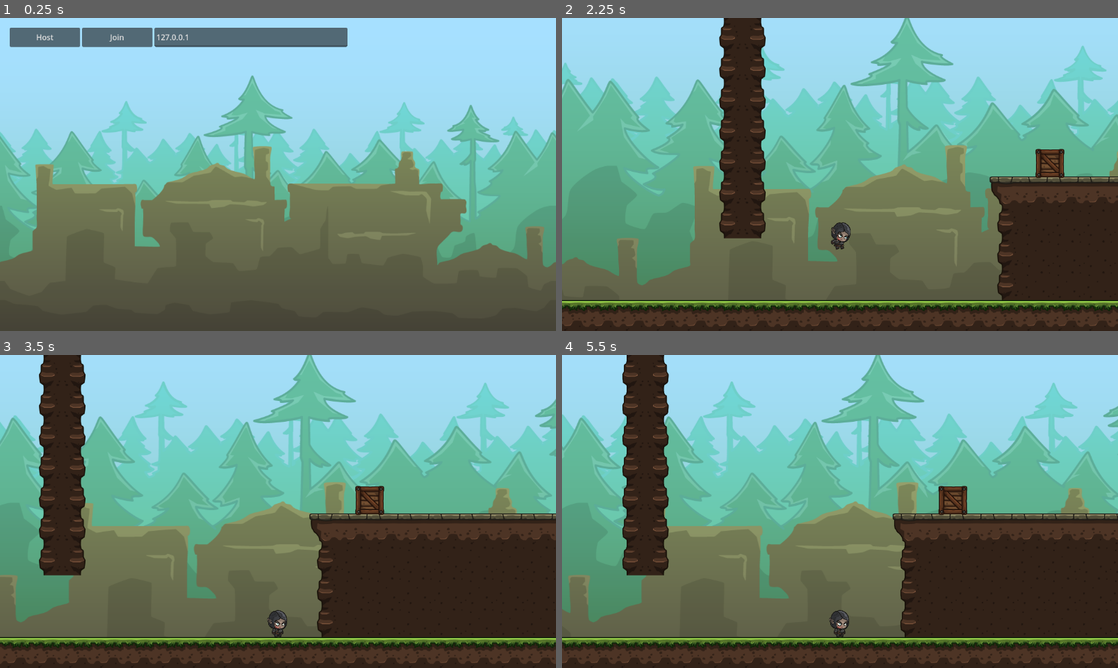
Above: before the commit, frames 1-4 (two rows, left to right).
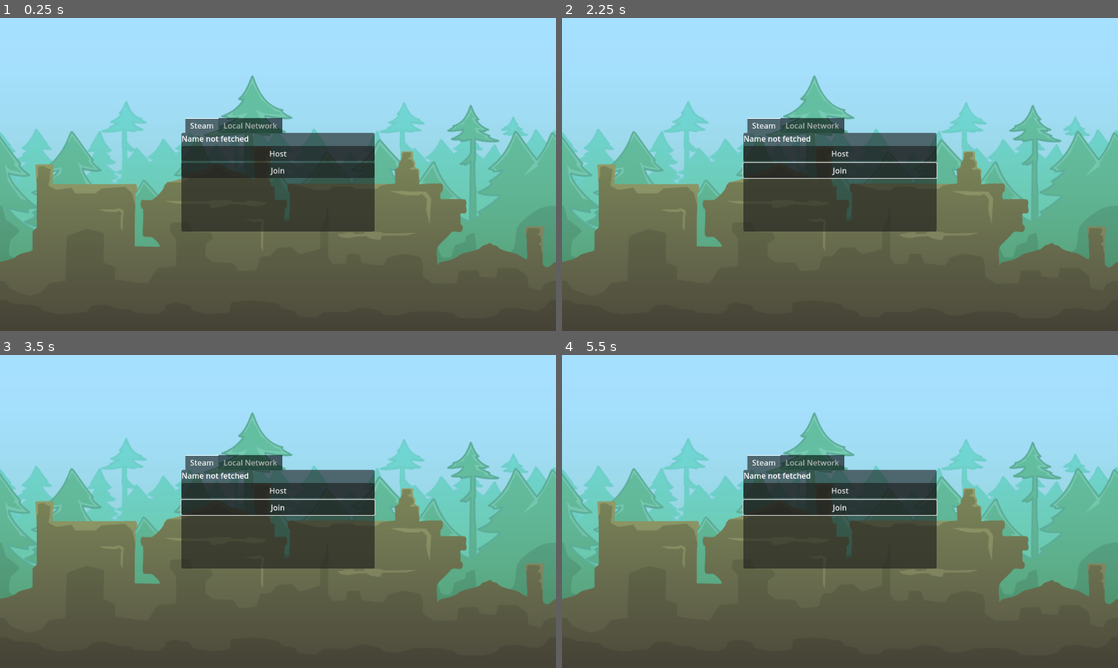
Above: after the commit, the same moments.

Repository: dp-lewis/GodotMultiplayer
Game: Godot game, scene res://levels/menu/menu.tscn
Two runs of this game, one before a commit and one after it. Both use one fixed random seed, a clock stepped at 60 frames per second and the inputs below.
Inputs (mouse positions are in pixels of both pictures, inside the frame that each line leads up to):
- Up to frame 1 (0.25 s): no input
- Up to frame 2 (2.25 s): click "Host" at 0.5 s; click (840, 171) at 1.25 s, where only the run after the commit has a clickable "Join"; click (645, 36) at 2 s, where only the run before the commit has a clickable "Start"
- Up to frame 3 (3.5 s): hold Right (move_right) from 2.78 s (still down); tap E (interact) at 2.85 s
- Up to frame 4 (5.5 s): tap E (interact) at 3.6, 4.35, 5.1 s; release Right (move_right) at 4.28 s; hold Left (move_left) 4.28-5.03 s; hold Right (move_right) from 5.03 s (still down)

The runs differ from the first frame. In frame 1, 16% of the frame differs, in the area x 1-68%, y 3-69%; in frame 2, 57%; in frame 3, 60%; in frame 4, 60%, in the area x 0-100%, y 0-100%.
Error after the commit: Parse Error: Identifier "Steam" not declared in the current scope. (res://levels/menu/menu.gd:21)

Commit message:
add steamy stuff

Diff:
--- a/levels/level_01/level_01.tscn
+++ b/levels/level_01/level_01.tscn
@@ -116,7 +116,7 @@
 [node name="PlayersContainer" type="Node2D" parent="----- Players -----"]
 
 [node name="PlayerSpawner" type="MultiplayerSpawner" parent="----- Players -----"]
-_spawnable_scenes = PackedStringArray("res://player/elf/elf.tscn", "res://player/knight/knight.tscn")
+_spawnable_scenes = PackedStringArray("uid://de6ufxalrv578", "uid://i3u134bmr13w")
 spawn_path = NodePath("../PlayersContainer")
 spawn_limit = 2
 
--- a/levels/menu/menu.gd
+++ b/levels/menu/menu.gd
@@ -6,14 +6,30 @@
 @export var ip_line_edit:LineEdit
 @export var status_label:Label
 
-@export var not_connected_hbox:HBoxContainer
-@export var host_hbox:HBoxContainer
+@export var not_connected_hbox:VBoxContainer
+@export var host_hbox:VBoxContainer
+
+@export var steam_name_label:Label
 
 # Called when the node enters the scene tree for the first time.
 func _ready() -> void:
 	multiplayer.connection_failed.connect(_on_connection_failure)
 	multiplayer.connected_to_server.connect(_on_connected_to_server)
 
+	#Too Many Sheep: 2410820
+
+	var initialize_response: Dictionary = Steam.steamInitEx( true, 480)
+	print("Did Steam initialize?: %s " % initialize_response)
+
+
+	# steam_name_label.text = Steam.getPersonaName()
+
+	# Steam.addRequestLobbyListDistanceFilter(Steam.LOBBY_DISTANCE_FILTER_CLOSE)
+
+	#Steam.lobby_match_list.connect(
+	#	func(lobby_list:Array):
+	#		print(lobby_list)
+	#)
 
 func _on_host_button_pressed() -> void:
 	not_connected_hbox.hide()
--- a/levels/menu/menu.tscn
+++ b/levels/menu/menu.tscn
@@ -8,20 +8,21 @@
 [sub_resource type="LabelSettings" id="LabelSettings_4oog6"]
 font_size = 72
 
-[node name="Menu" type="Node" node_paths=PackedStringArray("ui", "level_container", "ip_line_edit", "status_label", "not_connected_hbox", "host_hbox")]
+[node name="Menu" type="Node" node_paths=PackedStringArray("ui", "level_container", "ip_line_edit", "status_label", "not_connected_hbox", "host_hbox", "steam_name_label")]
 script = ExtResource("1_54wux")
 ui = NodePath("UI")
 level_container = NodePath("Level")
 level_scene = ExtResource("2_b6ac3")
-ip_line_edit = NodePath("UI/NotConnectedHBox/IPLineEdit")
-status_label = NodePath("UI/StatusLabel")
-not_connected_hbox = NodePath("UI/NotConnectedHBox")
-host_hbox = NodePath("UI/HostHBox")
+ip_line_edit = NodePath("UI/TabContainer/Local Network/NotConnectedHBox/IPLineEdit")
+status_label = NodePath("UI/TabContainer/Local Network/StatusLabel")
+not_connected_hbox = NodePath("UI/TabContainer/Local Network/NotConnectedHBox")
+host_hbox = NodePath("UI/TabContainer/Local Network/HostHBox")
+steam_name_label = NodePath("UI/TabContainer/Steam/SteamPersonaName")
 
 [node name="Level" type="Node" parent="."]
 
 [node name="LevelSpawner" type="MultiplayerSpawner" parent="."]
-_spawnable_scenes = PackedStringArray("res://levels/level_01/level_01.tscn")
+_spawnable_scenes = PackedStringArray("uid://dqbmu1v1b4lph")
 spawn_path = NodePath("../Level")
 spawn_limit = 1
 
@@ -55,54 +56,82 @@
 expand_mode = 2
 stretch_mode = 4
 
-[node name="NotConnectedHBox" type="HBoxContainer" parent="UI"]
-layout_mode = 0
-offset_left = 20.0
-offset_top = 20.0
-offset_right = 720.0
-offset_bottom = 60.0
+[node name="TabContainer" type="TabContainer" parent="UI"]
+layout_mode = 1
+anchors_preset = 8
+anchor_left = 0.5
+anchor_top = 0.5
+anchor_right = 0.5
+anchor_bottom = 0.5
+offset_left = -200.0
+offset_top = -117.5
+offset_right = 200.0
+offset_bottom = 117.5
+grow_horizontal = 2
+grow_vertical = 2
+current_tab = 0
+use_hidden_tabs_for_min_size = true
 
-[node name="HostButton" type="Button" parent="UI/NotConnectedHBox"]
+[node name="Steam" type="VBoxContainer" parent="UI/TabContainer"]
+layout_mode = 2
+metadata/_tab_index = 0
+
+[node name="SteamPersonaName" type="Label" parent="UI/TabContainer/Steam"]
+layout_mode = 2
+text = "Name not fetched"
+
+[node name="SteamHostButton" type="Button" parent="UI/TabContainer/Steam"]
+layout_mode = 2
+text = "Host"
+
+[node name="SteamJoinButton" type="Button" parent="UI/TabContainer/Steam"]
+layout_mode = 2
+text = "Join
+"
+
+[node name="ItemList" type="ItemList" parent="UI/TabContainer/Steam"]
+layout_mode = 2
+
+[node name="Local Network" type="VBoxContainer" parent="UI/TabContainer"]
+visible = false
+layout_mode = 2
+metadata/_tab_index = 1
+
+[node name="NotConnectedHBox" type="VBoxContainer" parent="UI/TabContainer/Local Network"]
+layout_mode = 2
+
+[node name="HostButton" type="Button" parent="UI/TabContainer/Local Network/NotConnectedHBox"]
 layout_mode = 2
 size_flags_horizontal = 3
 text = "Host
 "
 
-[node name="JoinButton" type="Button" parent="UI/NotConnectedHBox"]
+[node name="JoinButton" type="Button" parent="UI/TabContainer/Local Network/NotConnectedHBox"]
 layout_mode = 2
 size_flags_horizontal = 3
 text = "Join"
 
-[node name="IPLineEdit" type="LineEdit" parent="UI/NotConnectedHBox"]
+[node name="IPLineEdit" type="LineEdit" parent="UI/TabContainer/Local Network/NotConnectedHBox"]
 custom_minimum_size = Vector2(400, 0)
 layout_mode = 2
 text = "127.0.0.1"
 placeholder_text = "Enter IP Address"
 
-[node name="HostHBox" type="HBoxContainer" parent="UI"]
+[node name="HostHBox" type="VBoxContainer" parent="UI/TabContainer/Local Network"]
 visible = false
-layout_mode = 0
-offset_left = 20.0
-offset_top = 20.0
-offset_right = 315.0
-offset_bottom = 60.0
+layout_mode = 2
 
-[node name="PlayButton" type="Button" parent="UI/HostHBox"]
+[node name="PlayButton" type="Button" parent="UI/TabContainer/Local Network/HostHBox"]
 layout_mode = 2
 size_flags_horizontal = 3
 text = "Start"
 
-[node name="StatusLabel" type="Label" parent="UI"]
-layout_mode = 1
-anchors_preset = 15
-anchor_right = 1.0
-anchor_bottom = 1.0
-grow_horizontal = 2
-grow_vertical = 2
+[node name="StatusLabel" type="Label" parent="UI/TabContainer/Local Network"]
+layout_mode = 2
 label_settings = SubResource("LabelSettings_4oog6")
 horizontal_alignment = 1
 vertical_alignment = 1
 
-[connection signal="pressed" from="UI/NotConnectedHBox/HostButton" to="." method="_on_host_button_pressed"]
-[connection signal="pressed" from="UI/NotConnectedHBox/JoinButton" to="." method="_on_join_button_pressed"]
-[connection signal="pressed" from="UI/HostHBox/PlayButton" to="." method="_on_play_button_pressed"]
+[connection signal="pressed" from="UI/TabContainer/Local Network/NotConnectedHBox/HostButton" to="." method="_on_host_button_pressed"]
+[connection signal="pressed" from="UI/TabContainer/Local Network/NotConnectedHBox/JoinButton" to="." method="_on_join_button_pressed"]
+[connection signal="pressed" from="UI/TabContainer/Local Network/HostHBox/PlayButton" to="." method="_on_play_button_pressed"]
--- a/lobby.gd
+++ b/lobby.gd
@@ -20,6 +20,7 @@
 	multiplayer.connection_failed.connect(_on_connection_failed)
 	multiplayer.server_disconnected.connect(_on_server_disconnected)
 
+	# Authenticat with service here...
 
 func create_game():
 	var peer = ENetMultiplayerPeer.new()
--- a/project.godot
+++ b/project.godot
@@ -12,7 +12,7 @@
 
 config/name="Godot Multiplayer"
 run/main_scene="res://levels/menu/menu.tscn"
-config/features=PackedStringArray("4.3", "Forward Plus")
+config/features=PackedStringArray("4.4", "Forward Plus")
 config/icon="res://icon.svg"
 
 [autoload]
Not shown, added: helper_functions.gd.uid
Not shown, added: interactables/bridge/bridge.gd.uid
Not shown: 1 places in interactables/bridge/bridge.tscn that only renumber resources
Not shown, added: interactables/chest/chest.gd.uid
Not shown: 1 places in interactables/chest/chest.tscn that only renumber resources
Not shown, added: interactables/door/door.gd.uid
Not shown: 1 places in interactables/door/door.tscn that only renumber resources
Not shown, added: interactables/interacterble.gd.uid
Not shown: 1 places in interactables/interacterble.tscn that only renumber resources
Not shown, added: interactables/key_door/key.gd.uid
Not shown: 1 places in interactables/key_door/key.tscn that only renumber resources
Not shown, added: interactables/key_door/key_door.gd.uid
(and 14 more such lines)
